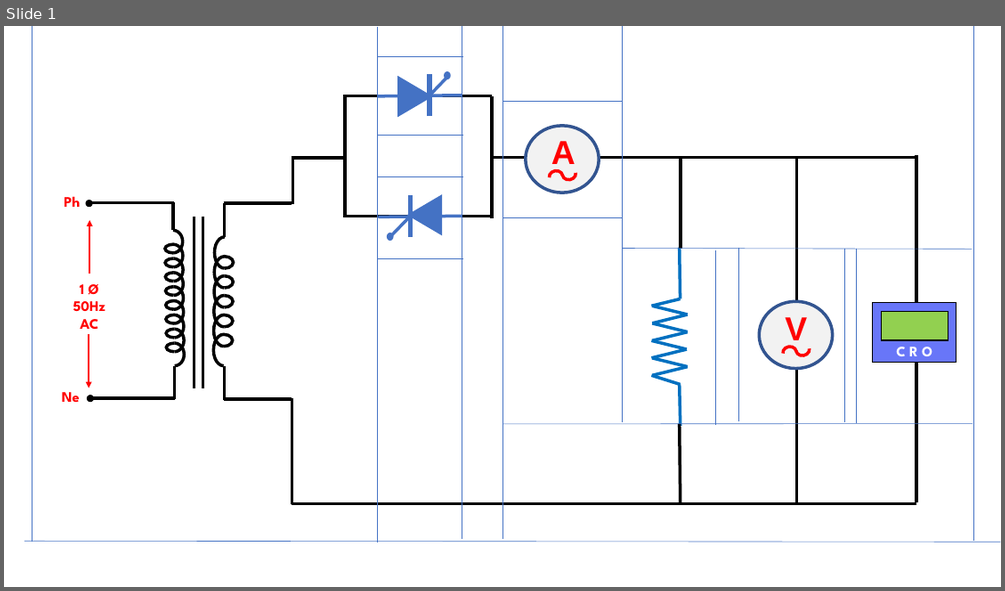
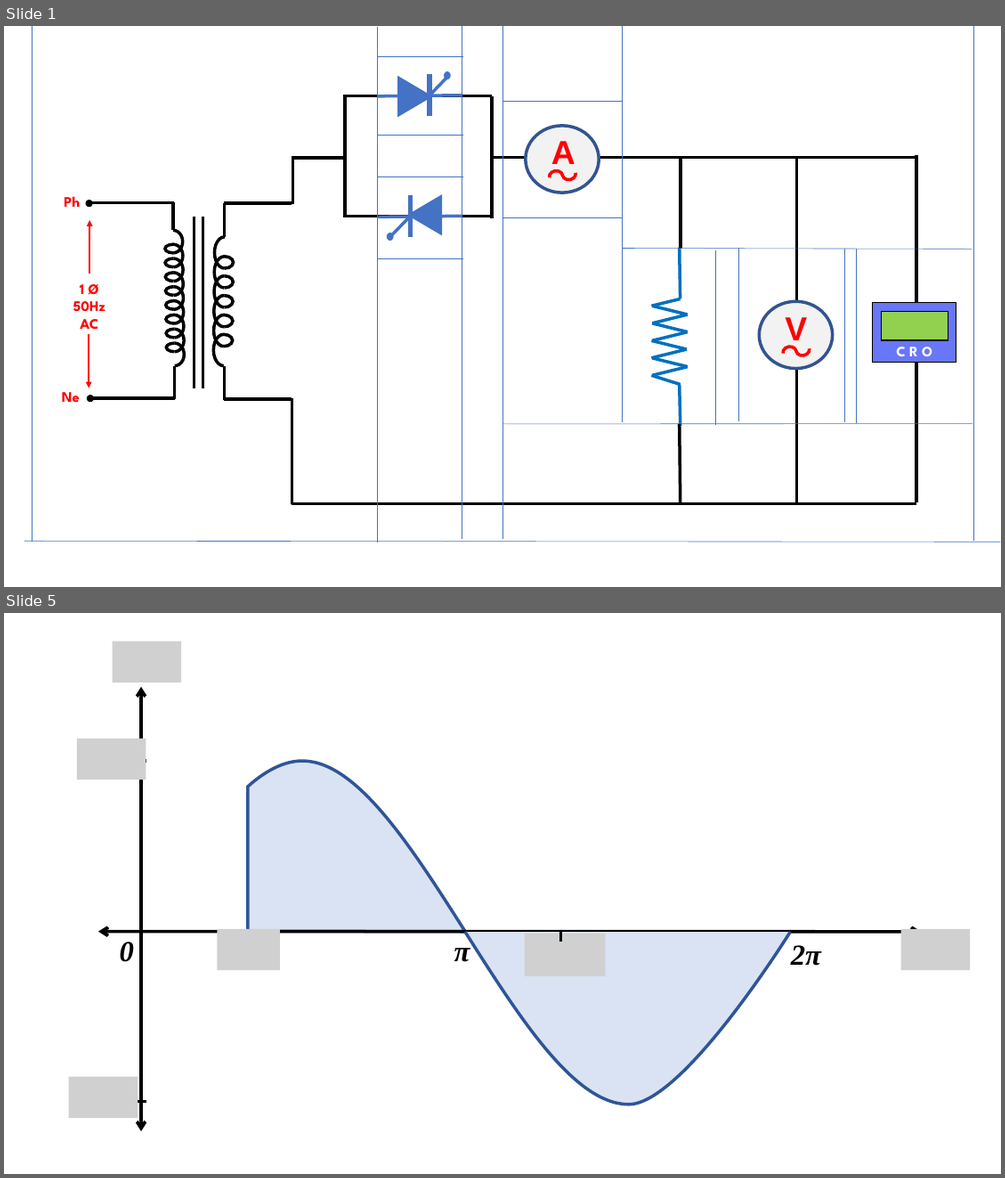
Before and after one commit to suriyamu1/PowerElectronicsLab, a slide deck: Assets/Powerpoints/AC Voltage Controller.pptx. Shown one above the other, each under a label of ours: slide 1 before the commit, slides 1 and 5 after it; the slides between them are not shown. The pictures are 1005x591 and 1005x1178 pixels, drawn with LibreOffice and Linux fonts; fonts in the diff are those of the drawing; grey boxes stand for pictures. Boxes give left, top, right and bottom in pixels: in the first picture for what was removed or moved away, otherwise in the second. Text is boxed around its words. In the diff, an @@ line names an element or a change of style, - is before the commit and + after.

```diff
--- a/Assets/Powerpoints/AC Voltage Controller.pptx
+++ b/Assets/Powerpoints/AC Voltage Controller.pptx
@@ slide 5 added at <box>4,613,1001,1174</box>, background #FFFFFF @@
@@ picture added at <box>113,641,181,682</box> @@
@@ double arrow added from (141, 1131) to (141, 687), #000000 3 pt @@
@@ picture added at <box>77,738,146,779</box> @@
@@ line added from (136, 761) to (146, 761), #000000 3 pt @@
@@ freeform shape added at <box>248,761,465,932</box>, fill #DAE3F3, outline #2F5597 3 pt @@
@@ double arrow added from (921, 932) to (98, 932), #000000 3 pt @@
@@ picture added at <box>217,929,280,970</box> @@
@@ freeform shape added at <box>465,932,791,1104</box>, fill #DAE3F3, outline #2F5597 3 pt @@
@@ line added from (560, 929) to (560, 941), #000000 3 pt @@
@@ picture added at <box>901,929,971,970</box> @@
@@ text added at <box>120,941,134,962</box>, 28 pt, text #000000, bold, italic @@
+0
@@ text added at <box>454,939,470,962</box>, 28 pt, text #000000, bold, italic @@
+π
@@ picture added at <box>525,933,606,976</box> @@
@@ text added at <box>791,945,821,965</box>, 28 pt, text #000000, bold, italic @@
+2π
@@ picture added at <box>68,1077,138,1118</box> @@
@@ line added from (136, 1102) to (146, 1102), #000000 3 pt @@
```
Also in this commit, not shown: 3 other slides added, 4 other files.
